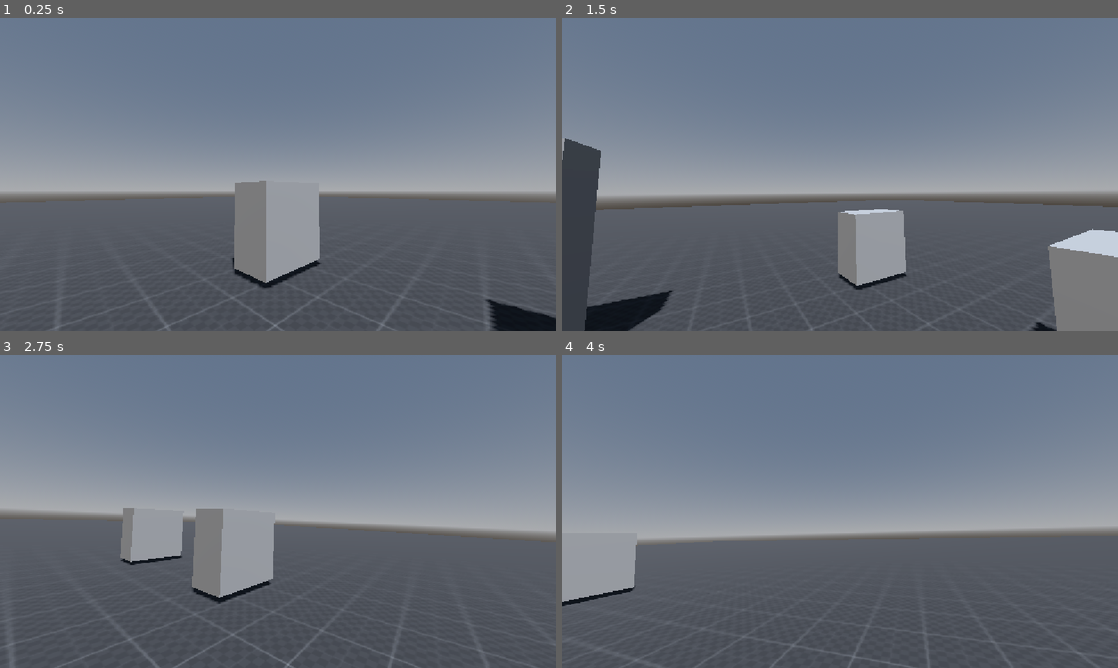
Above: before the commit, frames 1-4 (two rows, left to right).
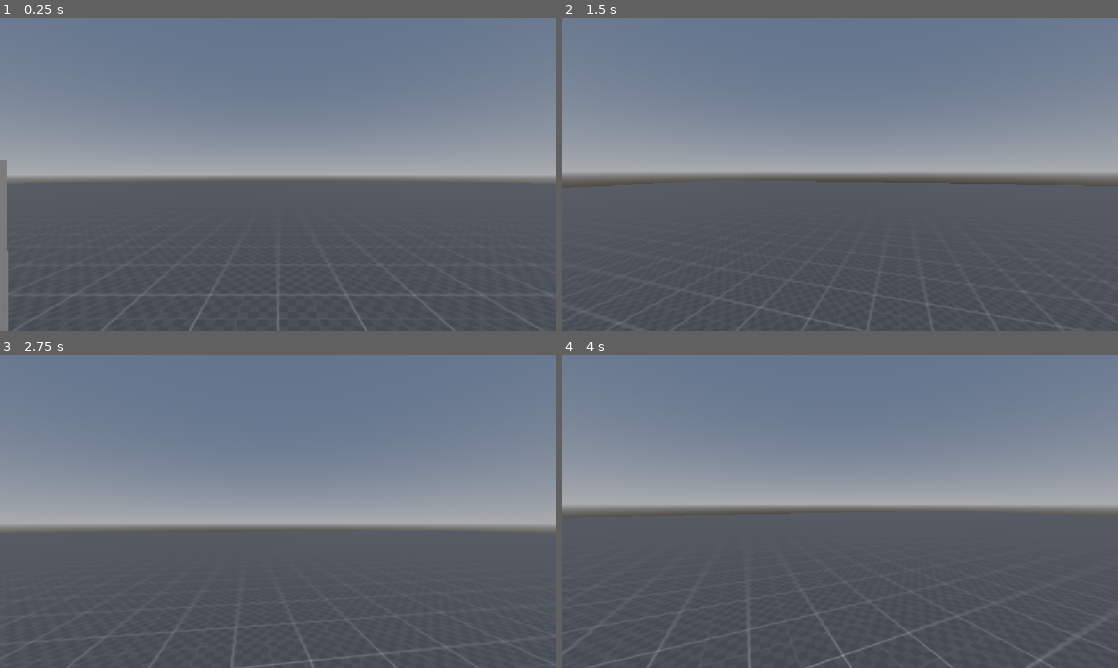
Above: after the commit, the same moments.

Repository: Just7Eman/new-patient-zero
Game: Godot game, scene res://Scenes/main_scene.tscn
Same seed, same stepped clock (60 frames per second), same inputs: the game is played once before the commit and once after it.
Inputs (mouse positions are in pixels of both pictures, inside the frame that each line leads up to):
- Up to frame 1 (0.25 s): no input
- Up to frame 2 (1.5 s): tap Enter at 0.5 s; move the mouse to (867, 174) at 0.52 s; hold Ctrl (sneak) 0.53-1.28 s; hold W (up) from 0.53 s (still down); tap Space (jump) at 0.77 s; move the mouse to (812, 174) at 1.27 s; tap Shift (sprint) at 1.35 s
- Up to frame 3 (2.75 s): keep holding W (up); tap Space (jump) at 1.52 s; move the mouse to (289, 505) at 2.02 s; hold Ctrl (sneak) from 2.03 s (still down)
- Up to frame 4 (4 s): keep holding W (up); move the mouse to (834, 517) at 2.77 s; release Ctrl (sneak) at 2.78 s; tap Shift (sprint) at 2.85 s; tap Space (jump) at 3.02, 3.77 s; move the mouse to (878, 514) at 3.52 s; hold Ctrl (sneak) from 3.53 s (still down)

The runs differ from the first frame. In frame 1, 12% of the frame differs, in the area x 0-100%, y 45-100%; in frame 2, 18%, in the area x 0-100%, y 38-100%; in frame 3, 7.3%; in frame 4, 16%.

Commit message:
Fixed the player camera

Diff:
--- a/Scenes/main_scene.tscn
+++ b/Scenes/main_scene.tscn
@@ -32,7 +32,7 @@
 shadow_enabled = true
 
 [node name="Floor" type="CSGBox3D" parent="Test Scene" unique_id=85030451]
-transform = Transform3D(100, 0, 0, 0, 1, 0, 0, 0, 100, -0.090883255, -0.037664413, 0.23262978)
+transform = Transform3D(100, 0, 0, 0, 1, 0, 0, 0, 100, 0, 0, 0)
 use_collision = true
 material = SubResource("StandardMaterial3D_3dogw")
 
--- a/Scenes/player.tscn
+++ b/Scenes/player.tscn
@@ -23,4 +23,4 @@
 transform = Transform3D(1, 0, 0, 0, 1, 0, 0, 0, 1, 0, 0.7698891, 0)
 
 [node name="Camera3D" type="Camera3D" parent="Head" unique_id=745027737]
-transform = Transform3D(-0.6977903, 0.056200605, 0.7140939, 0, 0.9969173, -0.07845937, -0.71630204, -0.05474819, -0.69563925, 0, 0, 0)
+transform = Transform3D(0.99999994, 0, 0, 0, 0.99999994, 0, 0, 0, 0.99999994, 0, 0, 0)
